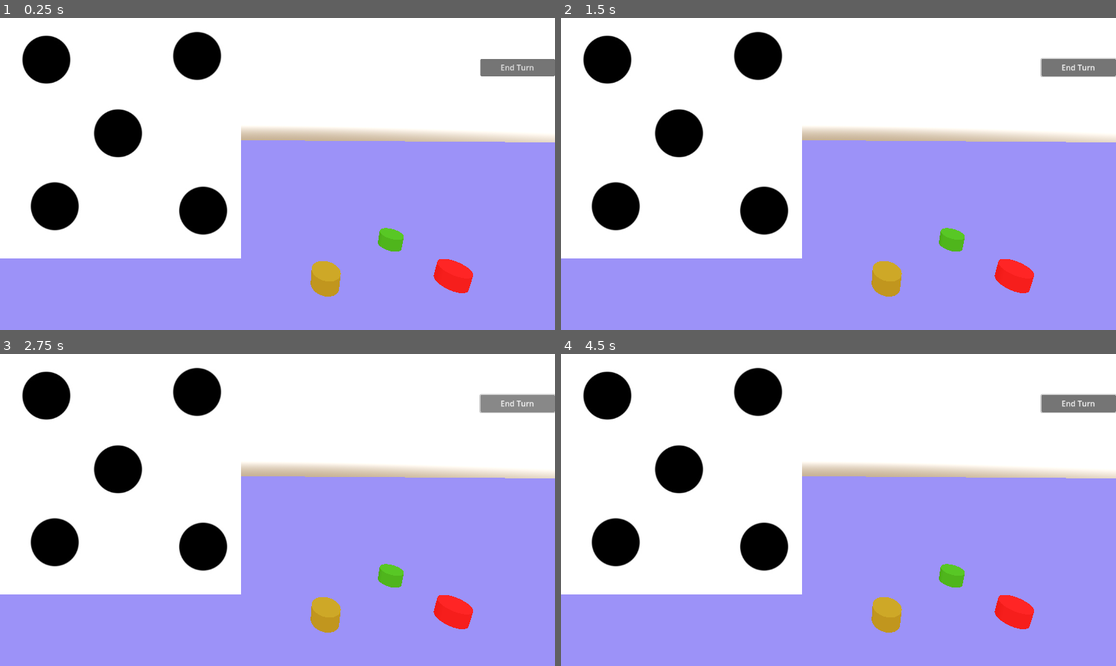
Above: before the commit, frames 1-4 (two rows, left to right).
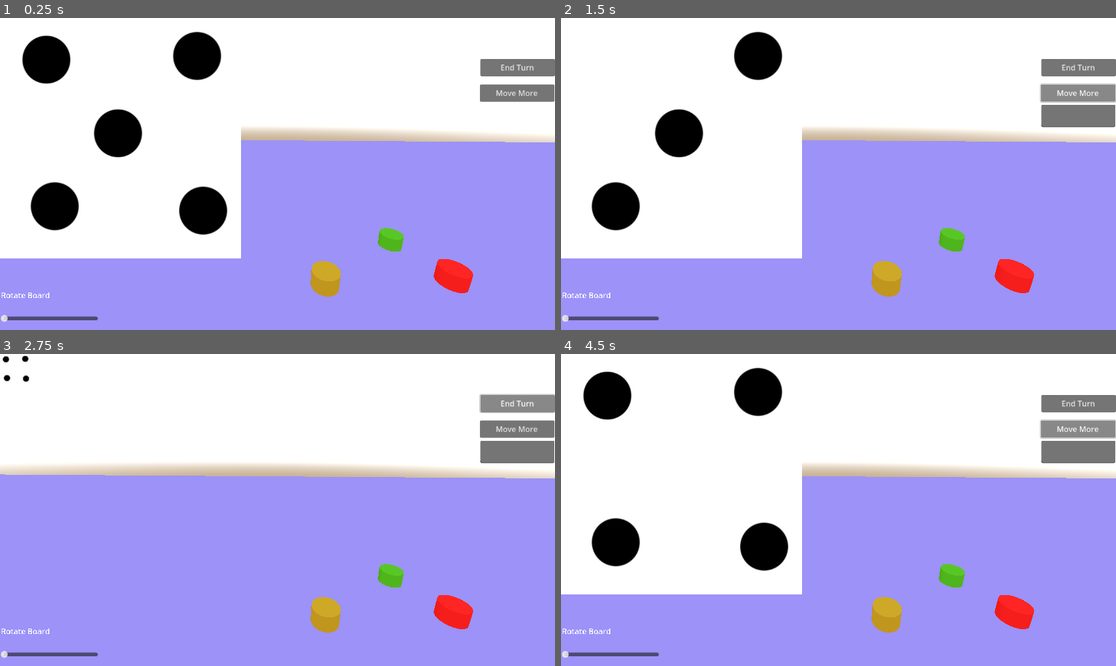
Above: after the commit, the same moments.

Repository: internot169/CasaGrande
Game: Godot game, scene res://main.tscn
Same seed, same stepped clock (60 frames per second), same inputs: the game is played once before the commit and once after it.
Inputs (mouse positions are in pixels of both pictures, inside the frame that each line leads up to):
- Up to frame 1 (0.25 s): no input
- Up to frame 2 (1.5 s): click "End Turn" at 0.5 s; click (1077, 92) at 1.25 s, where only the run after the commit has a clickable "Move More"
- Up to frame 3 (2.75 s): click "End Turn" at 2 s
- Up to frame 4 (4.5 s): click (1077, 428) at 2.75 s, where only the run after the commit has a clickable "Move More"; click "End Turn" at 3.5 s; click (1077, 428) at 4.25 s, where only the run after the commit has a clickable "Move More"

The runs differ from the first frame. In frame 1, 1.1% of the frame differs, in the area x 0-100%, y 21-98%; in frame 2, 4.4%; in frame 3, 23%, in the area x 0-100%, y 0-98%; in frame 4, 3.3%.

Commit message:
Added Board rotation, turn end, burn to UI.tscn

Diff:
--- a/CasaGrande/CameraController.gd
+++ b/CasaGrande/CameraController.gd
@@ -1,33 +1,3 @@
-extends Camera3D
+extends Node3D
 
-@export
-var radius = 100
-
-@export
-var speed = 1000
-
-var x = 0
-var y = 0
-
-# Called when the node enters the scene tree for the first time.
-func _ready():
-	pass # Replace with function body.
-
-func get_user_input(delta):
-	if (Input.is_action_pressed("A")):
-		x += -1 * speed * delta
-	elif (Input.is_action_pressed("D")):
-		x += 1 * speed * delta
-
-# Called every frame. 'delta' is the elapsed time since the previous frame.
-func _process(delta):
-	get_user_input(delta)
-
-	var pos = Vector3(radius * cos(x / (2 * PI * radius)), 5.771,
-			radius * sin(x / (2 * PI * radius)))
-
-	print(x)
-	print(y)
-	print(pos)
-
-	self.position = pos
+var input
--- a/CasaGrande/main.tscn
+++ b/CasaGrande/main.tscn
@@ -1,8 +1,9 @@
-[gd_scene load_steps=8 format=3 uid="uid://cd5wj6yu7wrrh"]
+[gd_scene load_steps=9 format=3 uid="uid://cd5wj6yu7wrrh"]
 
 [ext_resource type="PackedScene" uid="uid://b3q7fd0edg78" path="res://board.tscn" id="1_0ml7a"]
 [ext_resource type="PackedScene" uid="uid://cax20q47epvn6" path="res://game_manager.tscn" id="2_0ab3p"]
 [ext_resource type="PackedScene" uid="uid://c6qhal3k06as3" path="res://token.tscn" id="3_81pnq"]
+[ext_resource type="Script" path="res://CameraController.gd" id="4_3pp7a"]
 
 [sub_resource type="ProceduralSkyMaterial" id="ProceduralSkyMaterial_8pkaf"]
 
@@ -43,8 +44,11 @@
 [node name="Token4" parent="." instance=ExtResource("3_81pnq")]
 transform = Transform3D(1, 0, 0, 0, 1, 0, 0, 0, 1, 0, 0.5, 0.971)
 
-[node name="Camera3D" type="Camera3D" parent="."]
-transform = Transform3D(-0.0406334, 0.263317, -0.963853, 0.0110909, 0.964709, 0.263083, 0.999113, -2.60556e-08, -0.0421198, -5.94538, 6.27128, -5.75176)
+[node name="CameraHolder" type="Node3D" parent="."]
+script = ExtResource("4_3pp7a")
+
+[node name="Camera3D" type="Camera3D" parent="CameraHolder"]
+transform = Transform3D(-0.0406334, 0.263317, -0.963853, 0.0110909, 0.964709, 0.263083, 0.999113, -2.61002e-08, -0.0421198, -5.94538, 6.27128, -5.75176)
 environment = SubResource("Environment_4gfpa")
 attributes = SubResource("CameraAttributesPractical_tasdl")
 far = 4003.02
--- a/CasaGrande/ui.gd
+++ b/CasaGrande/ui.gd
@@ -1,5 +1,7 @@
 extends Control
 
+var textbox_open = false
+var slider_value = 0
 
 func display_dice(num):
 	var dice = $Dice
@@ -16,3 +18,25 @@
 	label.text = text
 	label.text += "\nCoins: " + str(p.money)
 	label.text += "\nTokens: " + str(p.tokens_left)
+
+
+func _on_button_pressed():
+	get_node("..").switch_turn()
+
+func _ready():
+	$Movemore/TextEdit.visible = false
+
+func _on_movemore_pressed():
+	if(textbox_open):
+		var amount = int($Movemore/TextEdit.text)
+		get_node("..").move_token(amount)
+		$Movemore/TextEdit.visible = false
+	else:
+		$Movemore/TextEdit.visible = true
+		$Movemore/TextEdit.text = ""
+	textbox_open = !textbox_open
+
+
+func _on_h_slider_value_changed(value):
+	get_node("/root/Main/CameraHolder").input = value
+	print(get_node("/root/Main/CameraHolder").input)
--- a/CasaGrande/ui.tscn
+++ b/CasaGrande/ui.tscn
@@ -31,20 +31,38 @@
 offset_bottom = 121.0
 text = "End Turn"
 
-[node name="Corner" type="Button" parent="."]
-visible = false
+[node name="Movemore" type="Button" parent="."]
 layout_mode = 0
 offset_left = 996.0
 offset_top = 138.0
 offset_right = 1151.0
 offset_bottom = 174.0
-text = "End Turn"
+text = "Move More"
 
-[node name="Burn" type="Button" parent="."]
-visible = false
+[node name="TextEdit" type="TextEdit" parent="Movemore"]
 layout_mode = 0
-offset_left = 997.0
-offset_top = 196.0
-offset_right = 1152.0
-offset_bottom = 232.0
-text = "End Turn"
+offset_left = 1.0
+offset_top = 42.0
+offset_right = 155.0
+offset_bottom = 89.0
+
+[node name="HSlider" type="HSlider" parent="."]
+layout_mode = 0
+offset_left = 1.0
+offset_top = 607.0
+offset_right = 203.0
+offset_bottom = 642.0
+max_value = 360.0
+
+[node name="RichTextLabel" type="RichTextLabel" parent="HSlider"]
+texture_filter = 1
+layout_mode = 0
+offset_left = 1.0
+offset_top = -43.0
+offset_right = 210.0
+offset_bottom = -3.0
+text = "Rotate Board"
+
+[connection signal="pressed" from="Button" to="." method="_on_button_pressed"]
+[connection signal="pressed" from="Movemore" to="." method="_on_movemore_pressed"]
+[connection signal="value_changed" from="HSlider" to="." method="_on_h_slider_value_changed"]
